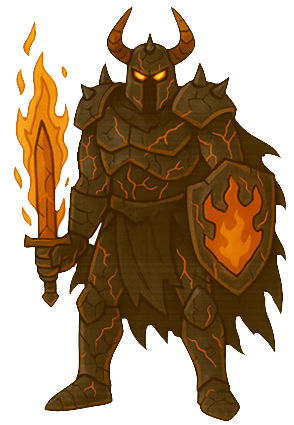
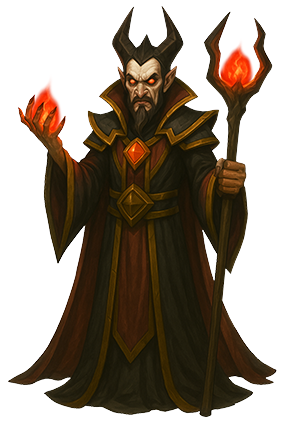
Layered file, before and after one edit (294 x 425). Changes by layer:
added layer "Boss_Human_Dark_Wizard" above "Lager 11" over (8, 6, 277, 417)
hid "Lager 10" over (14, 6, 286, 421)